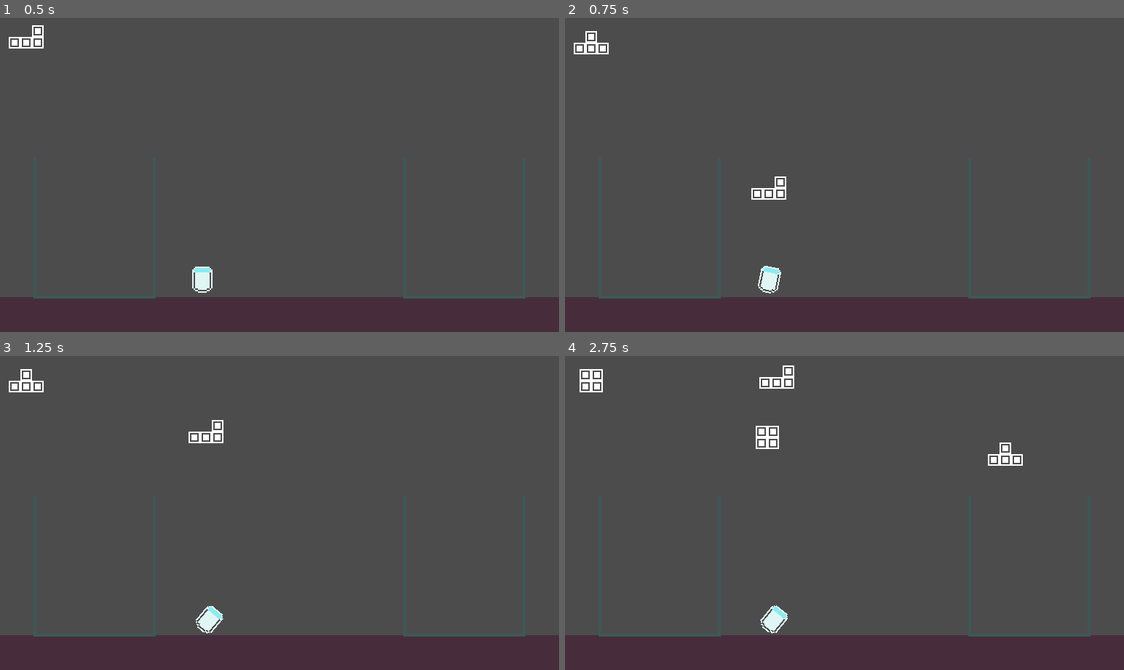
Above: before the commit, frames 1-4 (two rows, left to right).
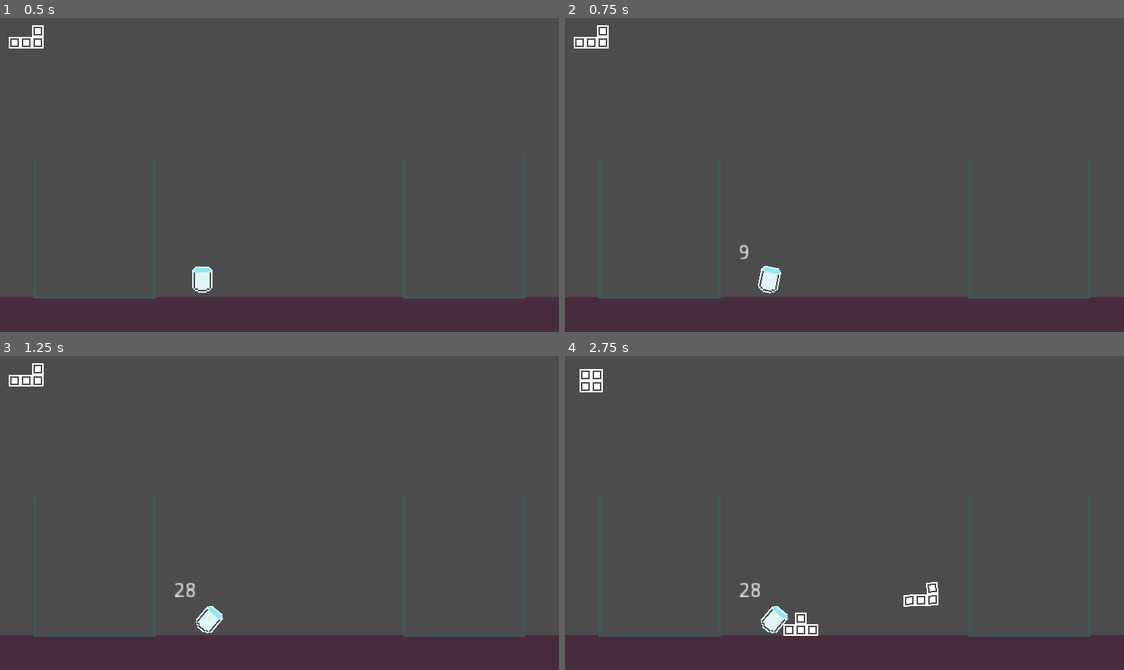
Above: after the commit, the same moments.

Repository: ThiagoDeJesus/Godotris-duel
Game: Godot game, scene res://Levels/TestMap.tscn
Same seed, same stepped clock (60 frames per second), same inputs: the game is played once before the commit and once after it. The project has no main scene, so this scene is started directly.
Inputs:
- Up to frame 1 (0.5 s): no input
- Up to frame 2 (0.75 s): tap Enter at 0.5 s; hold D (right1) from 0.53 s (still down); hold Space (shot1) from 0.53 s (still down)
- Up to frame 3 (1.25 s): keep holding D (right1); keep holding Space (shot1)
- Up to frame 4 (2.75 s): release D (right1) at 1.28 s; release Space (shot1) at 1.28 s; hold A (left1) 1.28-2.03 s; tap Space (shot1) at 1.35 s; hold D (right1) from 2.03 s (still down); hold Space (shot1) from 2.03 s (still down)

Frame 1 is identical in both runs. In frame 2, 0.5% of the frame differs, in the area x 1-40%, y 2-77%; in frame 3, 0.6%; in frame 4, 1.2%, in the area x 31-82%, y 3-90%.

Commit message:
Add base strength launch control

Diff:
--- a/Levels/TestMap.tscn
+++ b/Levels/TestMap.tscn
@@ -11,6 +11,9 @@
 
 [sub_resource type="RectangleShape2D" id=3]
 extents = Vector2( 42, 1 )
+
+[sub_resource type="RectangleShape2D" id=4]
+extents = Vector2( 1, 500 )
 
 [node name="TestMap" type="Node2D"]
 
@@ -54,6 +57,16 @@
 [node name="Player1Preview" type="Position2D" parent="Level"]
 position = Vector2( 18, 17 )
 
+[node name="Borda Lateral" type="StaticBody2D" parent="Level"]
+
+[node name="Esq" type="CollisionShape2D" parent="Level/Borda Lateral"]
+position = Vector2( -1, -284 )
+shape = SubResource( 4 )
+
+[node name="Dir" type="CollisionShape2D" parent="Level/Borda Lateral"]
+position = Vector2( 385, -284 )
+shape = SubResource( 4 )
+
 [node name="CanvasLayer" type="CanvasLayer" parent="."]
 layer = -1
 
--- a/Objects/Cannon.gd
+++ b/Objects/Cannon.gd
@@ -1,7 +1,6 @@
 extends Node2D
 
-var shot_vel: int = 180
-var node
+var shot_vel: int = 300
 var previewrot: float = 0
 var rot: float = 0
 var rot_speed: int = 1
@@ -17,6 +16,7 @@
 var nodename: String
 var previewnodename: String
 var forma: int
+var forca: float
 
 func _ready() -> void:
 	randomize()
@@ -30,16 +30,21 @@
 	if object_on:
 		preview_rotation()
 		get_parent().get_node(previewnodename).rotate(previewrot * 2 * delta)
-	if Input.is_action_just_pressed("shot1"):
+	if Input.is_action_pressed("shot1"):
+		forca = lerp(forca, 1.0, .008)
+		$Container.text = str(int(forca * 100))
+	if Input.is_action_just_released("shot1") and forca > 0:
+		print(int(forca * 100))
 		object_instance()
 		get_parent().get_node(previewnodename).queue_free()
+		forca = 0
 		object_on = false
 
 func convert_degree () -> void:
-	if $SpriteCannon.rotation_degrees > 360:
-		$SpriteCannon.rotation_degrees = 0
-	if $SpriteCannon.rotation_degrees < 0:
-		$SpriteCannon.rotation_degrees = 360
+	if $SpriteCannon.rotation_degrees > 75:
+		$SpriteCannon.rotation_degrees = 75
+	if $SpriteCannon.rotation_degrees < -75:
+		$SpriteCannon.rotation_degrees = -75
 
 func cannon_rotation() -> float:
 	rot = Input.get_action_strength("right1") - Input.get_action_strength("left1")
@@ -55,6 +60,8 @@
 	previewconstruction = construction_preloads[forma].instance()
 	var previewconstruction_pos: Vector2 = get_parent().get_node("Level/Player1Preview").global_position
 	previewconstruction.mode = 3
+	previewconstruction.collision_layer = 0
+	previewconstruction.collision_mask = 0
 	previewconstruction.global_position = previewconstruction_pos
 	previewconstruction.name = str(previewconstruction)
 	previewnodename = previewconstruction.name
@@ -70,4 +77,4 @@
 	nodename = construction.name
 	get_parent().add_child(construction)
 	var direction = get_parent().get_node(nodename).global_position.direction_to($SpriteCannon/ShootDirection.global_position).normalized()
-	get_parent().get_node(nodename).apply_central_impulse(direction * shot_vel)
+	get_parent().get_node(nodename).apply_central_impulse(direction * shot_vel * forca)
--- a/Objects/Cannon.tscn
+++ b/Objects/Cannon.tscn
@@ -19,3 +19,12 @@
 __meta__ = {
 "_gizmo_extents_": 2.0
 }
+
+[node name="Container" type="Label" parent="."]
+margin_left = -20.0
+margin_top = -25.0
+margin_right = -8.0
+margin_bottom = -11.0
+__meta__ = {
+"_edit_use_anchors_": false
+}
Not shown: 1 places in Levels/TestMap.tscn that only renumber resources
